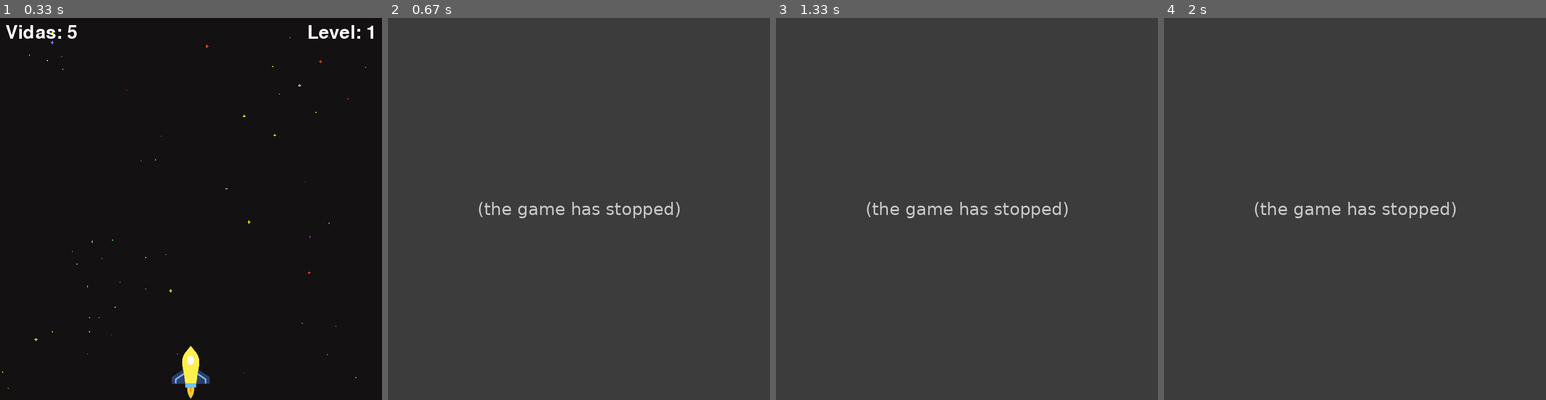
Above: before the commit, frames 1-4 (left to right).
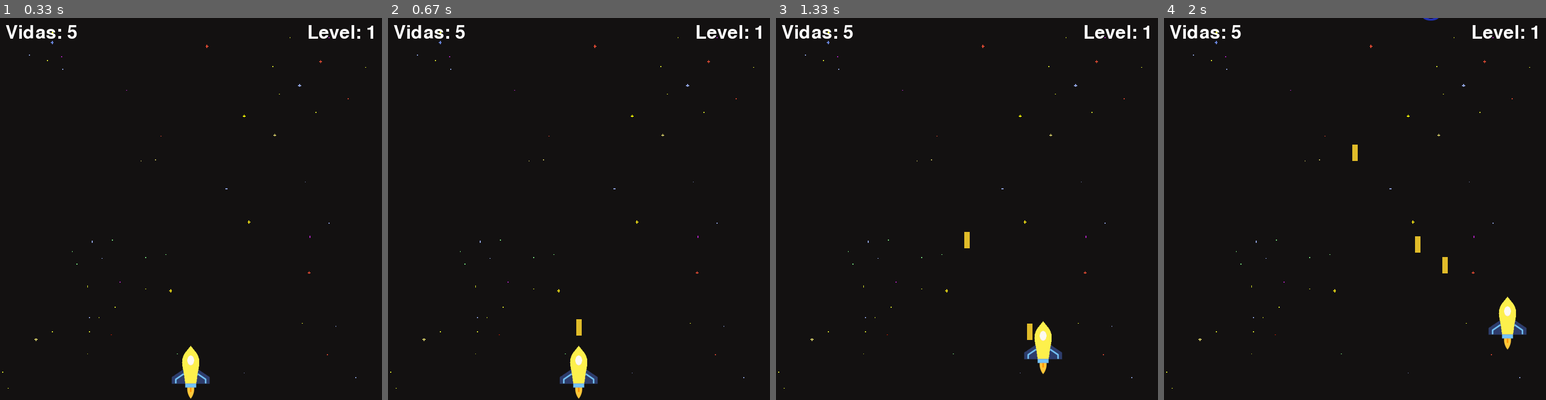
Above: after the commit, the same moments.

Repository: lavinyacorreia/PI-PYGAME
Game: pygame game, started from main.py
The game is run twice, just before and just after one commit, with the same random seed, the same clock (stepped at 60 frames per second) and the same inputs.
Inputs:
- Up to frame 1 (0.33 s): no input
- Up to frame 2 (0.67 s): tap Space at 0.33 s
- Up to frame 3 (1.33 s): hold Right 0.67-1.13 s; tap Space at 0.73, 1.03, 1.23 s; hold Up from 1.17 s (still down)
- Up to frame 4 (2 s): release Up at 1.47 s; hold Right 1.5-1.97 s; tap Space at 1.57, 1.87 s

Frame 1 is identical in both runs. In frame 2, 100% of the frame differs, in the area x 0-100%, y 0-100%; in frame 3, 100%; in frame 4, 100%.
Error before the commit: AttributeError: 'Player' object has no attribute 'shoot' (main.py line 215); the game stopped at 0.33 s (later frames are placeholders)

Commit message:
Nave espacial do jogador atira nos aliens

Diff:
--- a/main.py
+++ b/main.py
@@ -1,3 +1,4 @@
+
 import pygame
 import os
 import time
@@ -44,13 +45,13 @@
         for laser in self.lasers:
             laser.draw(window)
 
-    def mover_lasers(self, vel, obj):
+    def move_lasers(self, vel, obj):
         self.cooldown()
         for laser in self.lasers:
             laser.move(vel)
-            if laser.off_screen(HEIGHT):
+            if laser.fora_janela(HEIGHT):
                 self.lasers.remove(laser)
-            elif laser.collision(obj):
+            elif laser.colisao(obj):
                 obj.health -= 10
                 self.lasers.remove(laser)
 
@@ -83,6 +84,18 @@
         self.mask = pygame.mask.from_surface(self.ship_img)
         self.max_health=health
 
+    def move_lasers(self, vel, objs):
+        self.cooldown()
+        for laser in self.lasers:
+            laser.move(vel)
+            if laser.fora_janela(HEIGHT):
+                self.lasers.remove(laser)
+            else:
+                for obj in objs:
+                    if laser.colisao(obj):
+                        objs.remove(obj)
+                        if laser in self.lasers:
+                            self.lasers.remove(laser)
 
 
 class Alien(Item):
@@ -118,7 +131,7 @@
 
     #Retorna se o laser saiu da janela do jogo
     def fora_janela(self, height):
-        return self.y < height and self.y >= 0
+        return not(self.y < height and self.y >= 0)
 
     def colisao(self, obj):
         return colidir(self, obj)
@@ -141,6 +154,7 @@
     perdeu = False
     perdeu_conta = 0
 
+    laser_vel =4
     #aliens
     inimigos = []
     onda_inimigos = 5
@@ -212,16 +226,18 @@
         if keys[pygame.K_DOWN] and player.y + velocidade_jogador + player.get_height() + 15<HEIGHT: #para baixo
             player.y += velocidade_jogador
         if keys[pygame.K_SPACE]: #atirar
-            player.shoot()
+            player.atirar()
 
 
         for inimigo in inimigos:
             inimigo.move(velocidade_inimigo)
+            inimigo.move_lasers(laser_vel, player)
             #se o alien estiver fora da tela - remover
             if inimigo.y + inimigo.get_height() > HEIGHT:
                 lives -=1
                 inimigos.remove(inimigo)
 
+        player.move_lasers(-laser_vel, inimigos)
 
 
 main()
